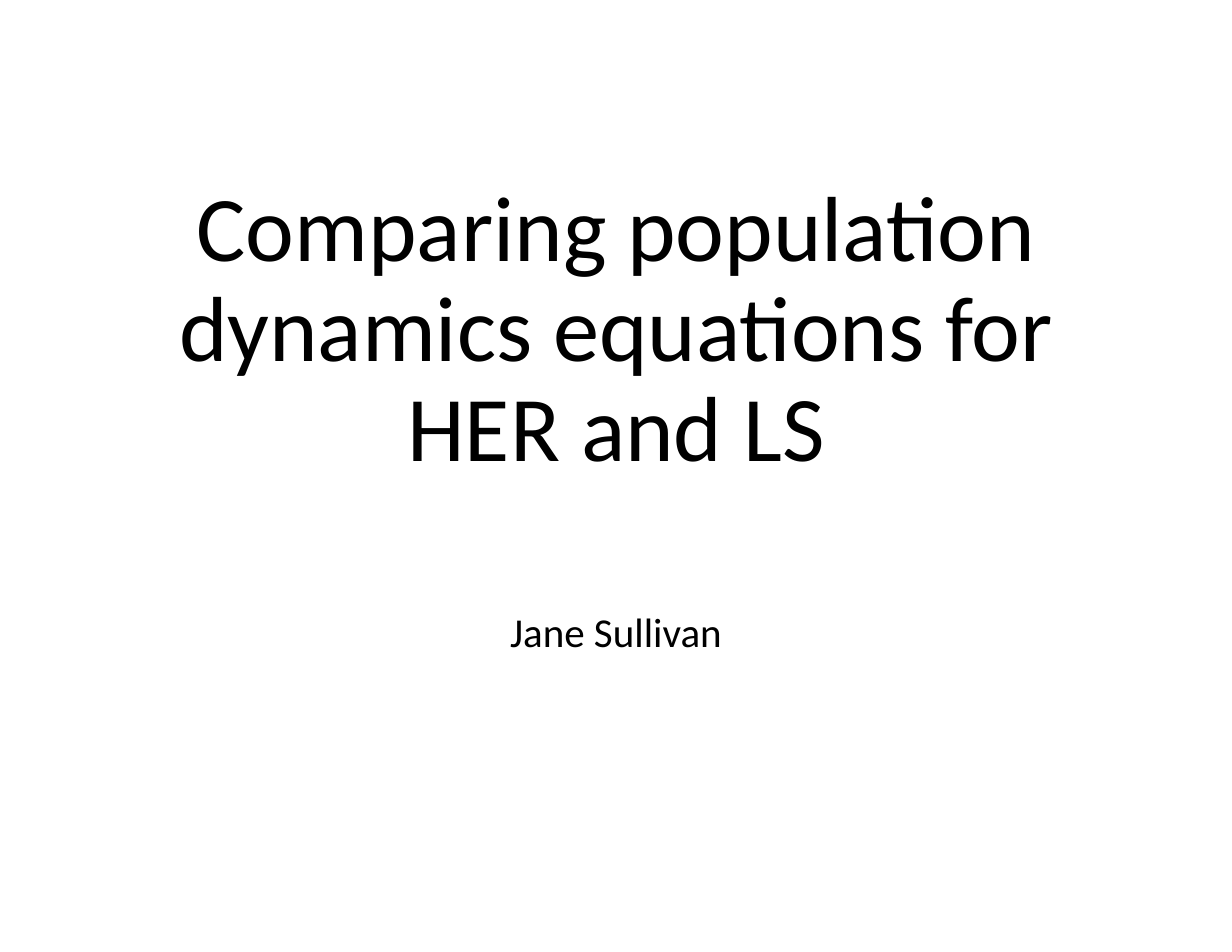
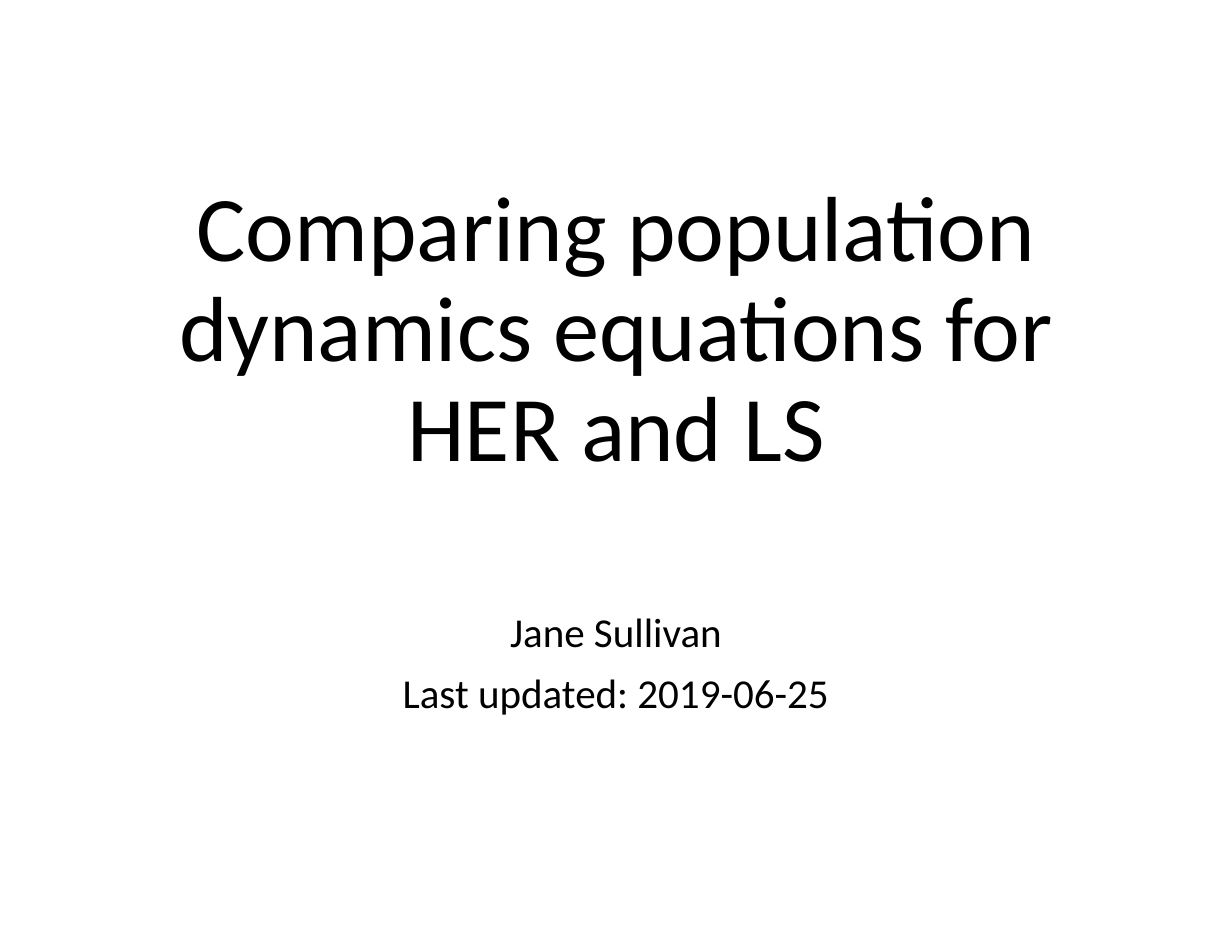
Before and after one commit to commfish/AlaskaHerring, a slide deck: slide 1 of technical_docs/popdy_her_ls.pptx. Drawn at 1232x952 pixels with LibreOffice and Linux fonts; fonts in the diff are those of the drawing. Boxes give left, top, right and bottom in pixels: in the first picture for what was removed or moved away, otherwise in the second. Text is boxed around its words. In the diff, an @@ line names an element or a change of style, - is before the commit and + after.

```diff
--- a/technical_docs/popdy_her_ls.pptx
+++ b/technical_docs/popdy_her_ls.pptx
@@ subtitle at [403,679,828,715]: paragraph added @@
+Last updated: 2019-06-25
```
Also in this commit, not shown: 7 slides added, 1 slide removed, 7 other files.
